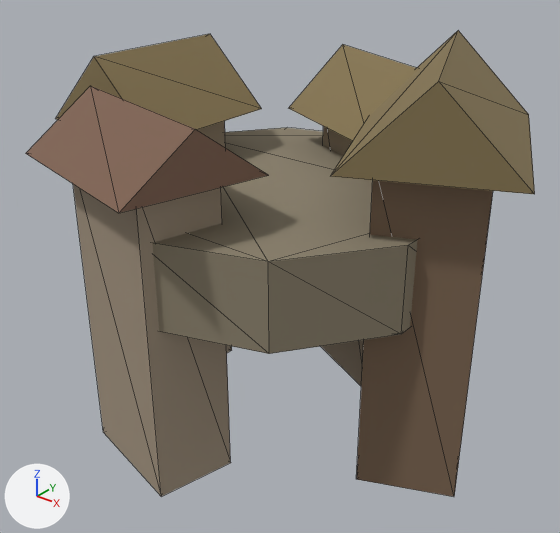
An edit to the glTF model game/assets/models/settlements/hamlet_b.glb, drawn before and after from the same camera.
The view is the same before and after, from a 50 mm lens placed at (0.629, -0.786, 0.366), pointed at (0.02, -0.024, -0.106). Arrows for +X, +Y and +Z are at lower left; the lights stay in place. The picture after the commit comes second. Mesh edges are drawn as thin lines. Vertices at exactly the same position are counted once.

The first picture shows 'hamlet_b'.
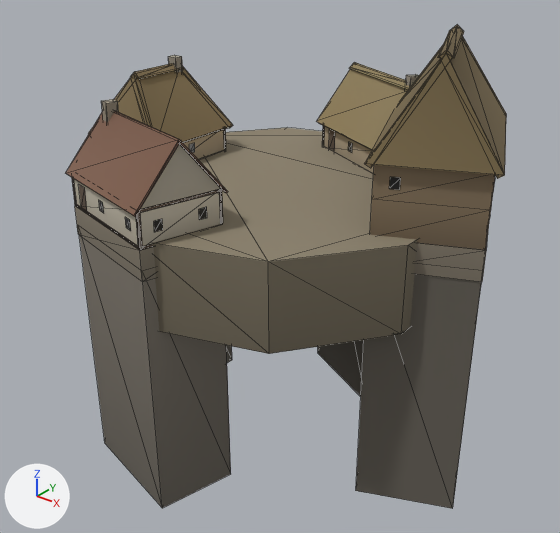
Changed parts and their boxes (x1, y1, x2, y2) in the pictures (560 x 533 px; the box of a moved part takes in the faces that stretch with it):
'hamlet_b', recoloured, reshaped (14% narrower): before (26, 30, 535, 497); after (66, 24, 506, 509)
part 1 of me_cylinder, moved or reshaped: before (356, 180, 493, 497); after (356, 274, 481, 509)
part 2 of me_cylinder, moved or reshaped: before (321, 126, 364, 386); after (318, 340, 364, 397)
part 3 of me_cylinder, moved or reshaped (mostly hidden): before (197, 121, 232, 353); after (226, 345, 232, 363)
part 4 of me_cylinder, moved or reshaped: before (73, 184, 231, 496); after (79, 235, 231, 508)
part 5 of me_cylinder, rebuilt (28% narrower, 15% shorter): before (289, 45, 418, 141); after (316, 69, 408, 150)
part 6 of me_cylinder, rebuilt (31% narrower, 13% shorter): before (331, 30, 535, 194); after (365, 36, 506, 179)
part 7 of me_cylinder, cut back: before (26, 34, 268, 213); after (66, 55, 233, 282)
part 8 of me_cylinder, added (brown): after (322, 24, 496, 282)

The change, as a list of edits to the scene's bpy script:
```text
Change mat_dirt:
    where n0 = _N.new('ShaderNodeBsdfPrincipled'); n0.name = 'Principled BSDF'
    remove n0.inputs[0].default_value = (0.27, 0.23, 0.16, 1.0)  # 'Base Color', brown #8e846f
    add n2 = _N.new('ShaderNodeMix'); n2.name = 'Mix'
    add n2.data_type = 'RGBA'
    add n2.blend_type = 'MULTIPLY'
    add n2.inputs[0].default_value = 1.0  # 'Factor'
    add n2.inputs[7].default_value = (0.27, 0.23, 0.16, 1.0)  # 'B', brown #8e846f
    add n3 = _N.new('ShaderNodeVertexColor'); n3.name = 'Color Attribute'
    add _L.new(n2.outputs[2], n0.inputs[0])  # 'Result' to 'Base Color'
    add _L.new(n3.outputs[0], n2.inputs[6])  # 'Color' to 'A'
Change mat_thatch:
    where n0 = _N.new('ShaderNodeBsdfPrincipled'); n0.name = 'Principled BSDF'
    remove n0.inputs[0].default_value = (0.25, 0.19, 0.09, 1.0)  # 'Base Color', brown #897955
    n0.inputs[2].default_value: 0.97 -> 1.0  # 'Roughness'
    add n2 = _N.new('ShaderNodeMix'); n2.name = 'Mix'
    add n2.data_type = 'RGBA'
    add n2.blend_type = 'MULTIPLY'
    add n2.inputs[0].default_value = 1.0  # 'Factor'
    add n2.inputs[7].default_value = (0.28, 0.22, 0.12, 1.0)  # 'B', brown #908161
    add n3 = _N.new('ShaderNodeVertexColor'); n3.name = 'Color Attribute'
    add _L.new(n2.outputs[2], n0.inputs[0])  # 'Result' to 'Base Color'
    add _L.new(n3.outputs[0], n2.inputs[6])  # 'Color' to 'A'
Change mat_timber:
    where n0 = _N.new('ShaderNodeBsdfPrincipled'); n0.name = 'Principled BSDF'
    remove n0.inputs[0].default_value = (0.36, 0.29, 0.21, 1.0)  # 'Base Color', beige #a2937e
    add n2 = _N.new('ShaderNodeMix'); n2.name = 'Mix'
    add n2.data_type = 'RGBA'
    add n2.blend_type = 'MULTIPLY'
    add n2.inputs[0].default_value = 1.0  # 'Factor'
    add n2.inputs[7].default_value = (0.2, 0.15, 0.11, 1.0)  # 'B', brown #7c6c5d
    add n3 = _N.new('ShaderNodeVertexColor'); n3.name = 'Color Attribute'
    add _L.new(n2.outputs[2], n0.inputs[0])  # 'Result' to 'Base Color'
    add _L.new(n3.outputs[0], n2.inputs[6])  # 'Color' to 'A'
Add mat_door:
    mat_door = bpy.data.materials.new('Door')
    # nodes: BsdfPrincipled, Mix, OutputMaterial, VertexColor
    # colours: brown #69594b, mixed with the vertex colours
Add mat_ashlar:
    mat_ashlar = bpy.data.materials.new('Ashlar')
    # nodes: BsdfPrincipled, Mix, OutputMaterial, VertexColor
    # colours: grey #ada89b, mixed with the vertex colours
Add mat_roofflat:
    mat_roofflat = bpy.data.materials.new('RoofFlat')
    # nodes: BsdfPrincipled, Mix, OutputMaterial, VertexColor
    # colours: brown #816150, mixed with the vertex colours
Add mat_window:
    mat_window = bpy.data.materials.new('Window')
    # nodes: BsdfPrincipled, Mix, OutputMaterial, VertexColor
    # colours: black #1d1b19, mixed with the vertex colours
Add mat_planks:
    mat_planks = bpy.data.materials.new('Planks')
    # nodes: BsdfPrincipled, Mix, OutputMaterial, VertexColor
    # colours: brown #867969, mixed with the vertex colours
Add mat_plaster:
    mat_plaster = bpy.data.materials.new('Plaster')
    # nodes: BsdfPrincipled, Mix, OutputMaterial, VertexColor
    # colours: light grey #cec8bc, mixed with the vertex colours
Add mat_rubble:
    mat_rubble = bpy.data.materials.new('Rubble')
    # nodes: BsdfPrincipled, Mix, OutputMaterial, VertexColor
    # colours: grey #a29b90, mixed with the vertex colours
Change me_cylinder:
    remove me_cylinder.from_pydata(...)  # 76 vertices, 116 faces; spans x -0.313..0.369, y -0.317..0.317, z -0.303..0.245
    add me_cylinder.from_pydata(...)  # 742 vertices, 916 faces; spans x -0.282..0.329, y -0.276..0.275, z -0.322..0.263
    me_cylinder part 1: the loose piece of 8 vertices spanning x 0.101..0.317, y -0.082..0.19, z -0.303..0.147 is scaled about its middle by (1, 1, 0.778), then moved by (0.0, 0.0, -0.07), in mat_rubble
    me_cylinder part 2: the loose piece of 8 vertices spanning x -0.049..0.142, y 0.099..0.264, z -0.303..0.12 is scaled about its middle by (1, 1, 0.828), then moved by (0.0, 0.0, -0.056), in mat_rubble
    me_cylinder part 3: the loose piece of 8 vertices spanning x -0.272..-0.151, y -0.089..0.058, z -0.303..0.127 is scaled about its middle by (1, 1, 0.814), then moved by (0.0, 0.0, -0.06), in mat_rubble
    me_cylinder part 4: the loose piece of 8 vertices spanning x -0.148..0.042, y -0.269..-0.122, z -0.303..0.13 is scaled about its middle by (1, 1, 0.809), then moved by (0.0, 0.0, -0.061), in mat_rubble
    me_cylinder part 5: the loose piece of 6 vertices spanning x -0.103..0.195, y 0.046..0.317, z 0.11..0.2 is rebuilt with 14 vertices and now spans x -0.058..0.151, y 0.088..0.275, z 0.089..0.176
    me_cylinder part 6: the loose piece of 6 vertices spanning x 0.049..0.369, y -0.134..0.243, z 0.138..0.245 is rebuilt with 20 vertices and now spans x 0.09..0.329, y -0.093..0.203, z 0.14..0.26
    me_cylinder part 7: 1 vertex moved from x -0.213, y 0.097, z 0.217 to x -0.151, y -0.058, z 0.087; 11 vertices removed from x -0.313..0.09, y -0.317..0.099, z 0.117..0.217; 361 vertices added at x -0.282..0.048, y -0.276..0.067, z 0.014..0.195
    me_cylinder part 8: 294 vertices added at x -0.051..0.318, y -0.083..0.265, z 0.014..0.263
    remove me_cylinder.materials.append(mat_wood)  # brown #7c6550
    remove me_cylinder.materials.append(mat_tileold)  # brown #7e6150
    add me_cylinder.materials.append(mat_door)
    add me_cylinder.materials.append(mat_planks)
    add me_cylinder.materials.append(mat_rubble)
    add me_cylinder.materials.append(mat_window)
    add me_cylinder.materials.append(mat_ashlar)
    add me_cylinder.materials.append(mat_plaster)
    add me_cylinder.materials.append(mat_roofflat)
```
